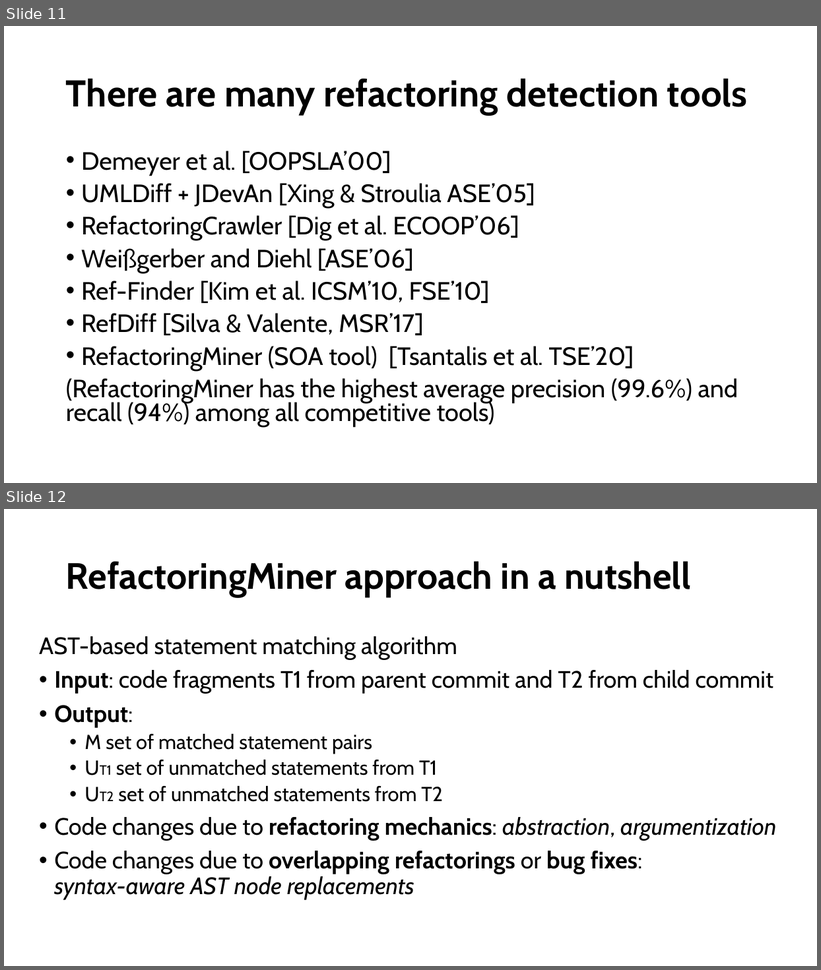
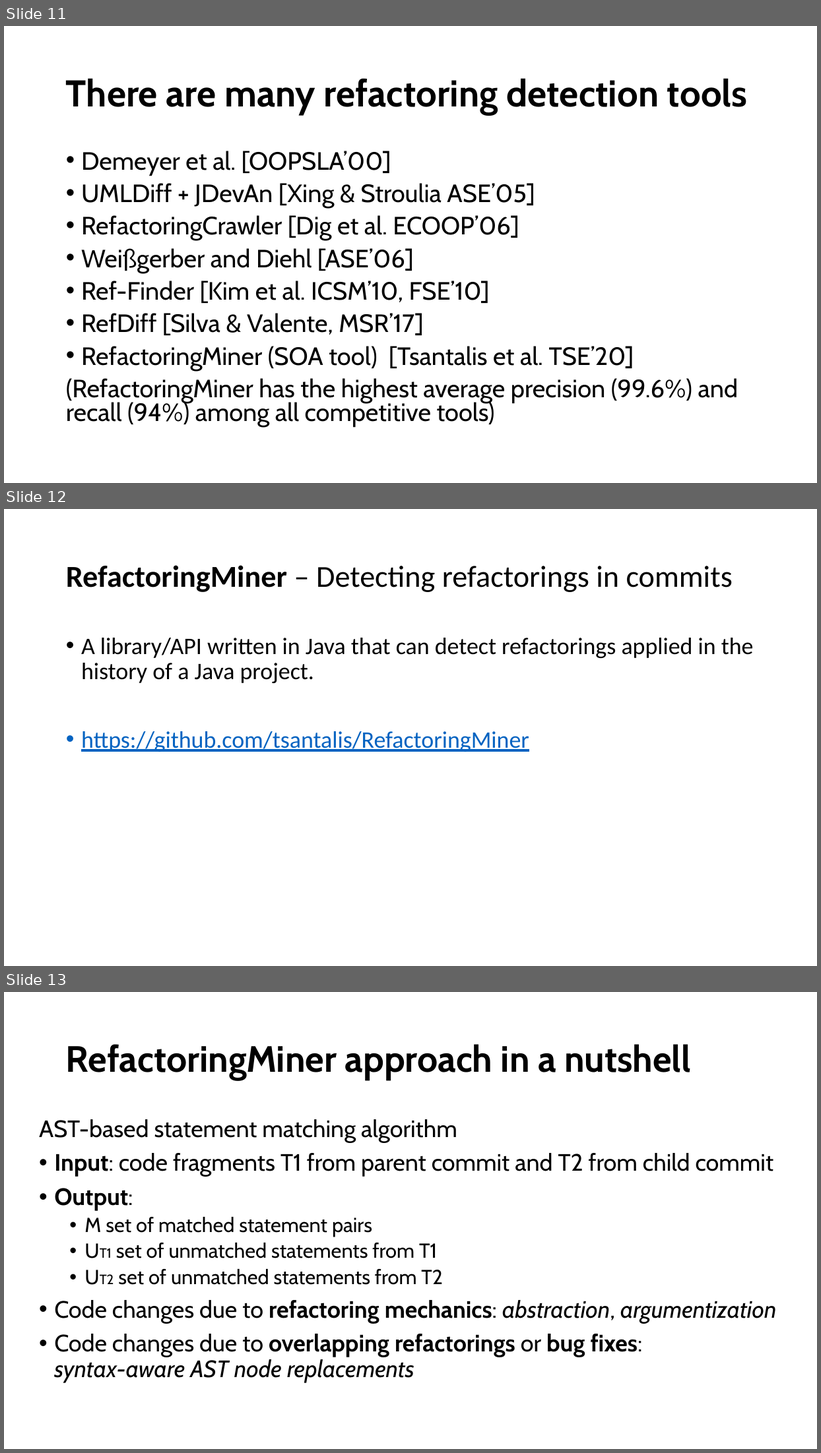
Before and after one commit to johnxu21/johnxu21.github.io, a slide deck: files/Refactoring_Assistants.pptx. Shown one above the other, each under a label of ours: slides 11 and 12 before the commit, slides 11, 12 and 13 after it. The pictures are 821x970 and 821x1453 pixels, drawn with LibreOffice and Linux fonts; fonts in the diff are those of the drawing. Boxes give left, top, right and bottom in pixels: in the first picture for what was removed or moved away, otherwise in the second. Text is boxed around its words. In the diff, an @@ line names an element or a change of style, - is before the commit and + after.

```diff
--- a/files/Refactoring_Assistants.pptx
+++ b/files/Refactoring_Assistants.pptx
@@ slide 12 added at box(4, 509, 817, 966), background #FFFFFF @@
@@ title added at box(66, 565, 733, 592), 36 pt, text #000000 @@
+RefactoringMiner – Detecting refactorings in commits
@@ text added at box(81, 638, 754, 752), 28 pt, text #000000 @@
+• A library/API written in Java that can detect refactorings applied in the history of a Java project.
+• https://github.com/tsantalis/RefactoringMiner
@@ what was slide 12 is now slide 13 @@
```
Also in this commit, not shown: 2 slides changed, 1 other file.
